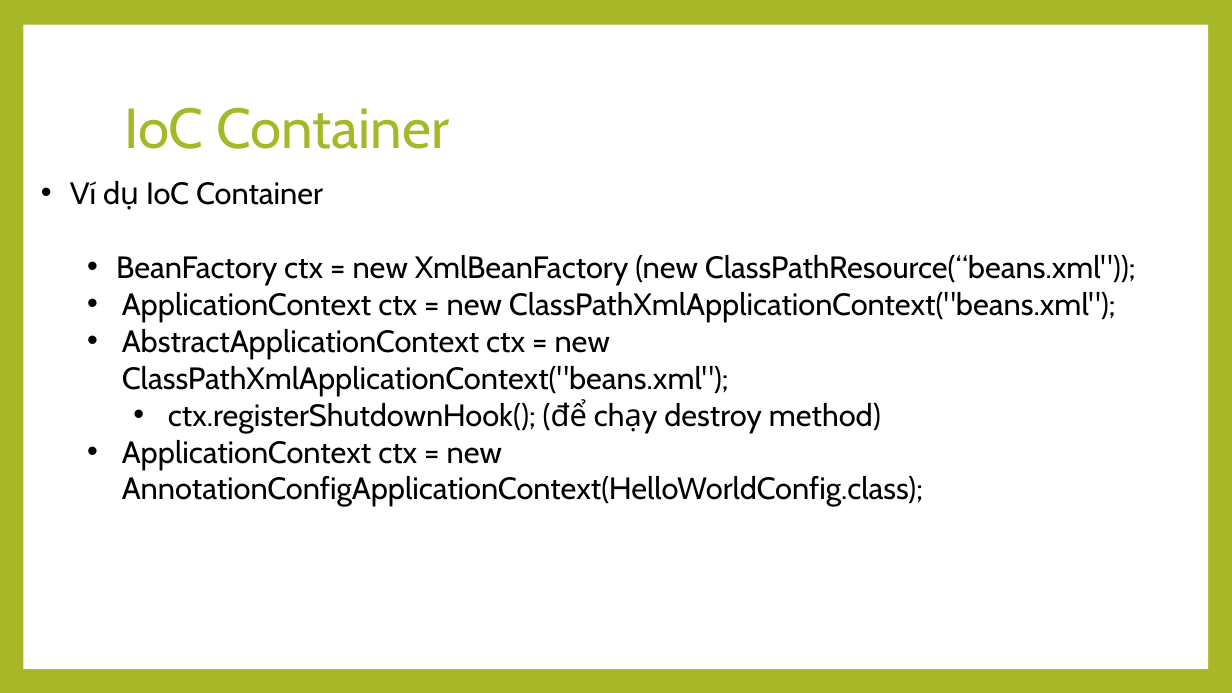
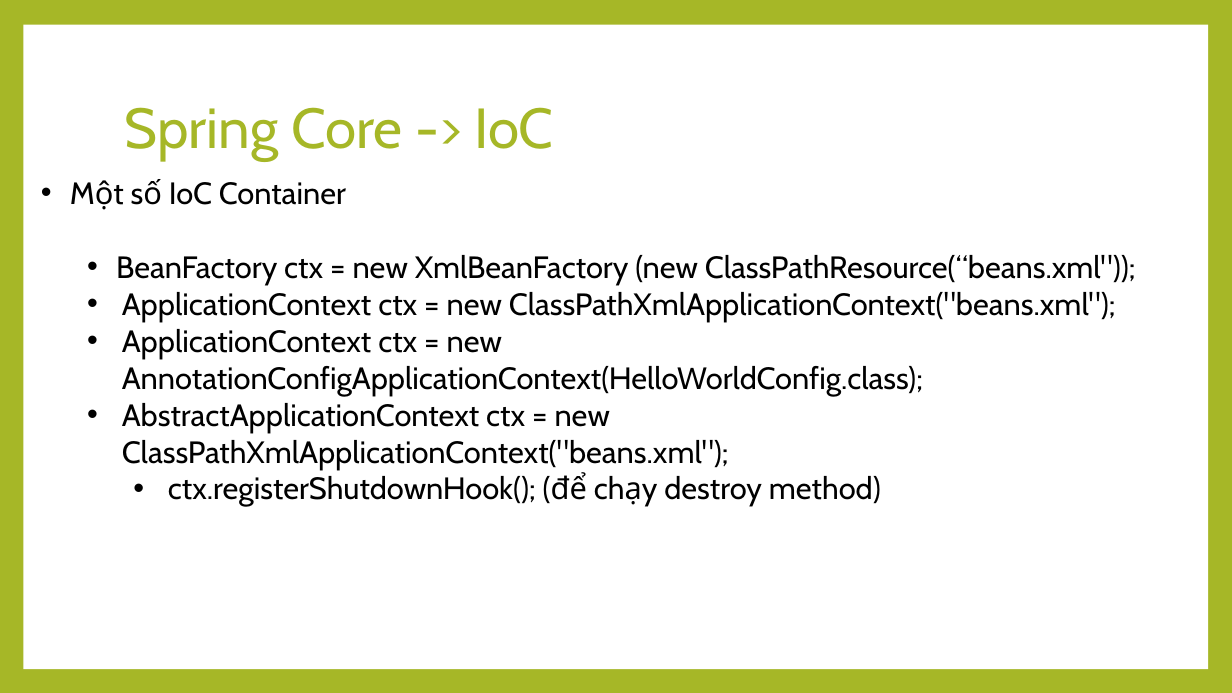
Before and after one commit to thaolt007/spring-doc, a slide deck: slide 6 of Spring.pptx. Drawn at 1232x693 pixels with LibreOffice and Linux fonts; fonts in the diff are those of the drawing. Boxes give left, top, right and bottom in pixels: in the first picture for what was removed or moved away, otherwise in the second. Text is boxed around its words. In the diff, an @@ line names an element or a change of style, - is before the commit and + after.

Commit message:
spring mvc continute

```diff
--- a/Spring.pptx
+++ b/Spring.pptx
@@ title at (x1=125, y1=107, x2=554, y2=161): text changed @@
-IoC Container
+Spring Core -> IoC
@@ text at (x1=169, y1=182, x2=346, y2=205): text changed @@
-• Ví dụ IoC Container
+• Một số IoC Container
@@ text at (x1=122, y1=329, x2=923, y2=395): paragraph added @@
+  • ApplicationContext ctx = new AnnotationConfigApplicationContext(HelloWorldConfig.class);
@@ text at (x1=122, y1=440, x2=923, y2=506): paragraph removed @@
-  • ApplicationContext ctx = new AnnotationConfigApplicationContext(HelloWorldConfig.class);
```
Also in this commit, not shown: 10 other slides changed, 2 slides added, 2 other files.
